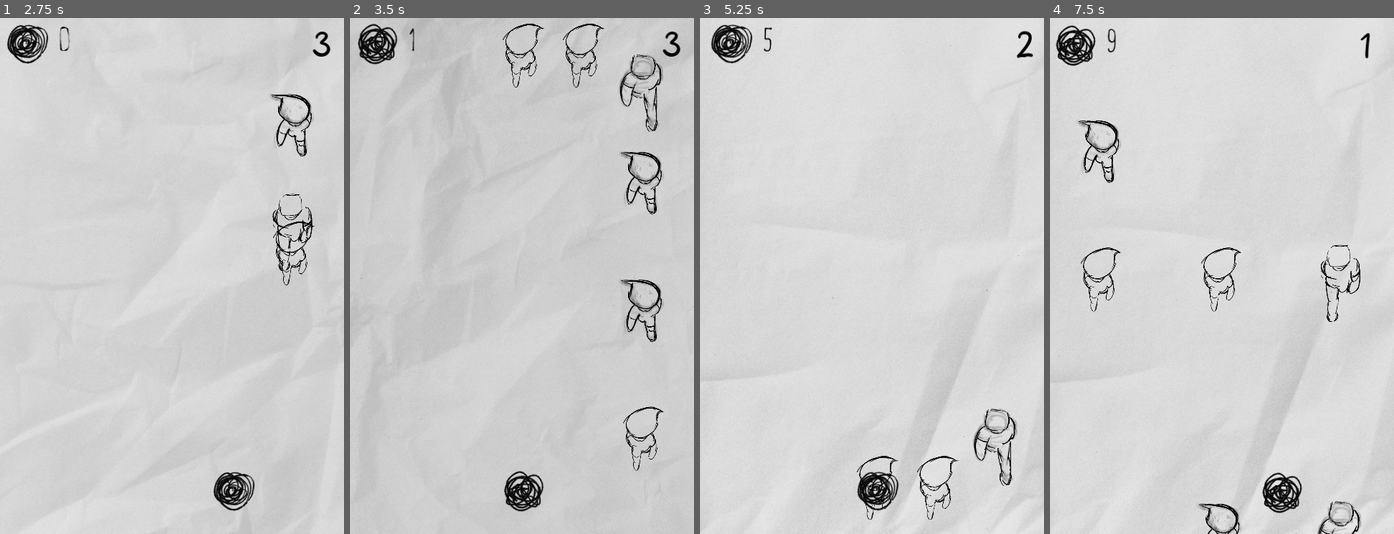
Above: before the commit, frames 1-4 (left to right).
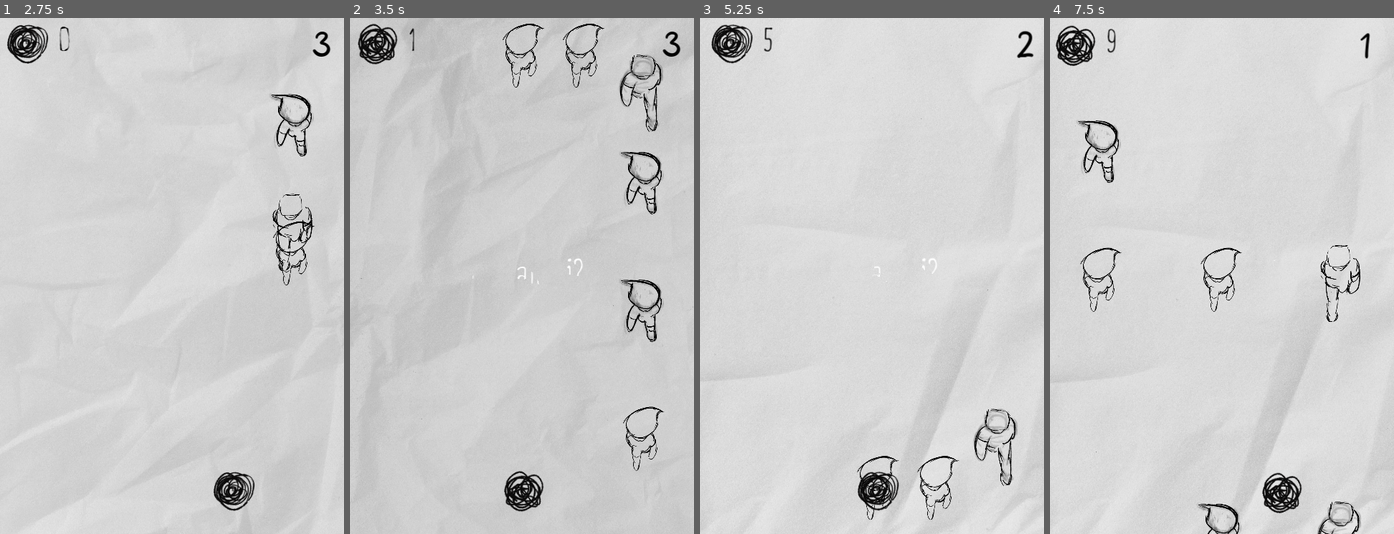
Above: after the commit, the same moments.

Repository: Bbubbee/AVoid
Game: Godot game, scene res://scenes/screens/game_end_screen.tscn
Same seed, same stepped clock (60 frames per second), same inputs: the game is played once before the commit and once after it.
Inputs:
- Up to frame 1 (2.75 s): click "Start" at 0.5 s; click "Start" at 1.25 s; tap Enter (enter) at 2 s; hold D (right) from 2.03 s (still down); hold Enter (enter) from 2.03 s (still down)
- Up to frame 2 (3.5 s): release D (right) at 2.78 s; release Enter (enter) at 2.78 s; hold A (left) from 2.78 s (still down); tap Enter (enter) at 2.85 s
- Up to frame 3 (5.25 s): release A (left) at 3.53 s; hold Enter (enter) 3.53-4.28 s; hold D (right) 3.53-5.03 s; tap Enter (enter) at 4.35 s; hold A (left) from 5.03 s (still down); hold Enter (enter) from 5.03 s (still down)
- Up to frame 4 (7.5 s): release Enter (enter) at 5.78 s; tap Enter (enter) at 5.85, 7.35 s; hold Enter (enter) 6.53-7.28 s; release A (left) at 7.28 s; hold D (right) from 7.28 s (still down)

Frame 1 is identical in both runs. In frame 2, less than 0.1% of the frame differs, in the area x 35-68%, y 46-52%; in frame 3, 1.2%; in frame 4, 1.2%, in the area x 1-99%, y 1-100%.

Commit message:
add dissolve shader

Diff:
--- a/scenes/levels/main.tscn
+++ b/scenes/levels/main.tscn
@@ -1,9 +1,10 @@
-[gd_scene load_steps=16 format=3 uid="uid://dsr7hmaqohut0"]
+[gd_scene load_steps=17 format=3 uid="uid://dsr7hmaqohut0"]
 
 [ext_resource type="Script" path="res://scenes/levels/main.gd" id="1_scef2"]
 [ext_resource type="PackedScene" uid="uid://b1payd28naxy7" path="res://scenes/player/player.tscn" id="3_342tw"]
 [ext_resource type="PackedScene" uid="uid://bw6lpwcsdikry" path="res://scenes/people/mother.tscn" id="3_800ej"]
 [ext_resource type="Script" path="res://scenes/ui/ui_root.gd" id="3_yhs2l"]
+[ext_resource type="PackedScene" uid="uid://pb4en0c581r3" path="res://scenes/ui/void_text.tscn" id="3_yt7ng"]
 [ext_resource type="Script" path="res://scenes/levels/camera.gd" id="4_nq8qp"]
 [ext_resource type="FontFile" uid="uid://d157e03g5uarl" path="res://assets/font/light_stories.ttf" id="5_gfba8"]
 [ext_resource type="PackedScene" uid="uid://b0hr1fn4i0rw" path="res://scenes/ui/background.tscn" id="5_i6dax"]
@@ -32,6 +33,11 @@
 offset_top = -18.0
 offset_right = 11.0
 offset_bottom = 15.0
+
+[node name="VoidText" parent="Control" instance=ExtResource("3_yt7ng")]
+layout_mode = 1
+offset_top = -11.5
+offset_bottom = 11.5
 
 [node name="Mother" parent="." instance=ExtResource("3_800ej")]
 
@@ -107,9 +113,9 @@
 anchor_left = 0.5
 anchor_right = 0.5
 offset_left = 54.0
-offset_top = 103.0
+offset_top = 109.0
 offset_right = 111.0
-offset_bottom = 126.0
+offset_bottom = 132.0
 grow_horizontal = 2
 theme_override_colors/font_color = Color(0, 0, 0, 1)
 theme_override_colors/font_outline_color = Color(0, 0, 0, 1)
--- a/scenes/people/base_person.tscn
+++ b/scenes/people/base_person.tscn
@@ -7,8 +7,8 @@
 radius = 5.0
 
 [sub_resource type="CapsuleShape2D" id="CapsuleShape2D_xxyiy"]
-radius = 6.0
-height = 16.0
+radius = 5.0
+height = 14.0
 
 [sub_resource type="Animation" id="Animation_nwgcm"]
 length = 0.001
--- /dev/null
+++ b/scenes/ui/void_text.gd
@@ -0,0 +1,39 @@
+extends Label
+
+@onready var timer: Timer = $Timer
+
+var dissolve
+var dissolve_in: bool = false
+
+func _ready() -> void:
+	dissolve = material
+
+	Stats.show_text.connect(_on_show_text)
+	dissolve.set('shader_parameter/value', 0)
+
+	#set_process(false)
+
+func _on_show_text():
+	set_process(true)
+
+
+var x: float = 0.0
+
+func _process(delta: float) -> void:
+	if dissolve_in:
+		x = clamp(x+delta/2, 0, 1.0)
+		dissolve.set('shader_parameter/value', x)
+	else:
+		x = clamp(x-delta/2, 0, 1.0)
+		dissolve.set('shader_parameter/value', x)
+
+func _input(event: InputEvent) -> void:
+	if event.is_action_pressed('enter'):
+		#timer.start(5.0)
+		dissolve_in = not dissolve_in
+
+
+
+
+func _on_timer_timeout() -> void:
+	dissolve_in = false
--- /dev/null
+++ b/scenes/ui/void_text.gdshader
@@ -0,0 +1,17 @@
+shader_type canvas_item;
+
+uniform float value: hint_range(0, 1);
+
+uniform sampler2D noise_texture;
+
+void fragment() {
+	vec4 current_pixel = texture(TEXTURE, UV);
+	vec4 noise_pixel = texture(noise_texture, UV);
+
+	if(noise_pixel.r > value) {
+		COLOR.a -= 1.0;
+	}
+	else {
+		COLOR = current_pixel;
+	}
+}
--- /dev/null
+++ b/scenes/ui/void_text.tscn
@@ -0,0 +1,38 @@
+[gd_scene load_steps=7 format=3 uid="uid://pb4en0c581r3"]
+
+[ext_resource type="Shader" path="res://scenes/ui/void_text.gdshader" id="1_aj7fr"]
+[ext_resource type="FontFile" uid="uid://cjr6tc40jew43" path="res://assets/font/creepy_circus.ttf" id="1_p0cb5"]
+[ext_resource type="Script" path="res://scenes/ui/void_text.gd" id="3_qkara"]
+
+[sub_resource type="FastNoiseLite" id="FastNoiseLite_rhl62"]
+
+[sub_resource type="NoiseTexture2D" id="NoiseTexture2D_r1upf"]
+noise = SubResource("FastNoiseLite_rhl62")
+
+[sub_resource type="ShaderMaterial" id="ShaderMaterial_smljk"]
+shader = ExtResource("1_aj7fr")
+shader_parameter/value = 1.0
+shader_parameter/noise_texture = SubResource("NoiseTexture2D_r1upf")
+
+[node name="VoidText" type="Label"]
+material = SubResource("ShaderMaterial_smljk")
+anchors_preset = 8
+anchor_left = 0.5
+anchor_top = 0.5
+anchor_right = 0.5
+anchor_bottom = 0.5
+offset_left = -39.0
+offset_top = -10.0
+offset_right = 39.0
+offset_bottom = 13.0
+grow_horizontal = 2
+grow_vertical = 2
+theme_override_fonts/font = ExtResource("1_p0cb5")
+text = "who am i?"
+horizontal_alignment = 1
+vertical_alignment = 1
+script = ExtResource("3_qkara")
+
+[node name="Timer" type="Timer" parent="."]
+
+[connection signal="timeout" from="Timer" to="." method="_on_timer_timeout"]
--- a/utils/globals/stats.gd
+++ b/utils/globals/stats.gd
@@ -1,5 +1,6 @@
 extends Node
 
+signal show_text
 
 var void_score: int:
 	set(new_score):
@@ -9,6 +10,9 @@
 		# Every 25 points increase the difficulty.
 		if void_score % 25 == 0:
 			difficulty += 1
+
+		if void_score % 50 == 0:
+			show_text.emit()
 
 signal set_difficulty(difficulty :int)
 var difficulty: int = 0:
Not shown, changed: utils/.DS_Store
